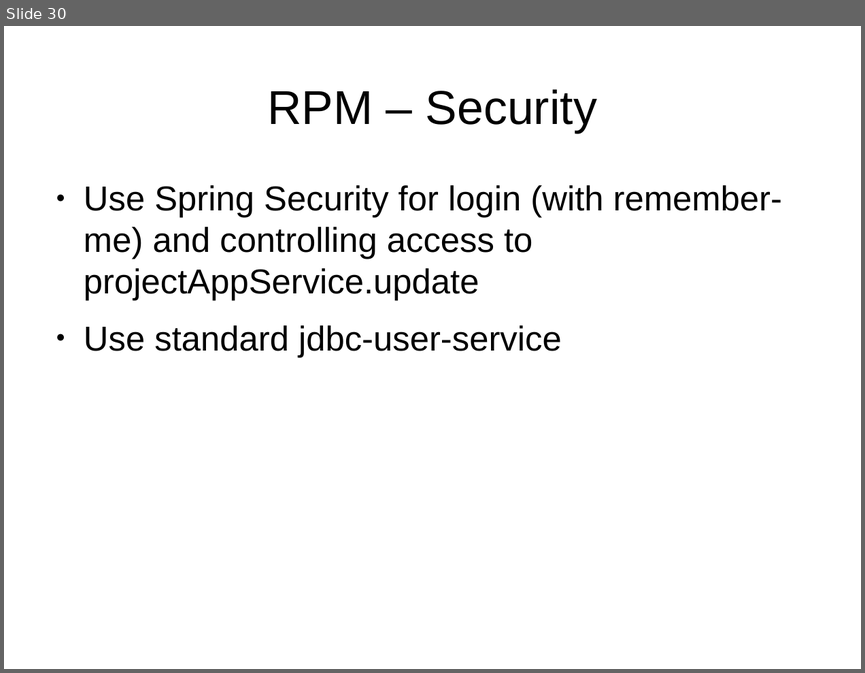
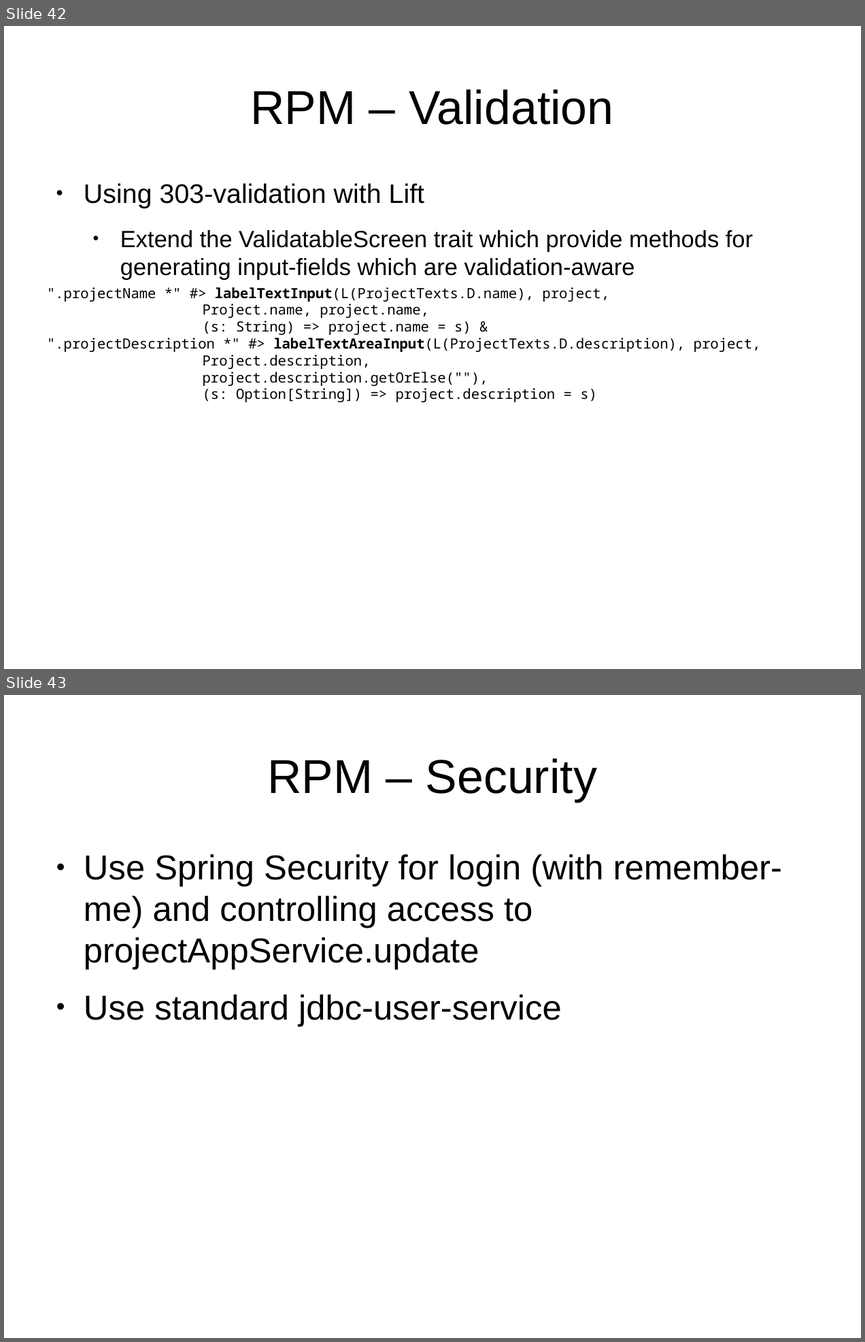
Before and after one commit to andreak/slol-2011, a slide deck: Scala-LiftOff-2011-lift-from-jee-perspective.odp. Shown one above the other, each under a label of ours: slide 30 before the commit, slides 42 and 43 after it. The pictures are 865x673 and 865x1342 pixels, drawn with LibreOffice and Linux fonts; fonts in the diff are those of the drawing. Boxes give left, top, right and bottom in pixels: in the first picture for what was removed or moved away, otherwise in the second. Text is boxed around its words. In the diff, an @@ line names an element or a change of style, - is before the commit and + after.

```diff
--- a/Scala-LiftOff-2011-lift-from-jee-perspective.odp
+++ b/Scala-LiftOff-2011-lift-from-jee-perspective.odp
@@ slide 42 added at [4, 26, 861, 669], background #FFFFFF @@
@@ title added at [250, 89, 613, 125], 44 pt, text #000000 @@
+RPM – Validation
@@ text added at [84, 183, 753, 279], 21.7 pt, text #000000 @@
+● Using 303-validation with Lift
+  ● Extend the ValidatableScreen trait which provide methods for generating input-fields which are validation-aware
@@ text added at [47, 287, 761, 402], 13 pt, text #000000 @@
+".projectName *" #> labelTextInput(L(ProjectTexts.D.name), project,
+Project.name, project.name,
+(s: String) => project.name = s) &
+".projectDescription *" #> labelTextAreaInput(L(ProjectTexts.D.description), project,
+Project.description,
+project.description.getOrElse(""),
+(s: Option[String]) => project.description = s)
@@ what was slide 30 is now slide 43 @@
```
Also in this commit, not shown: 4 slides changed, 4 other slides added.
